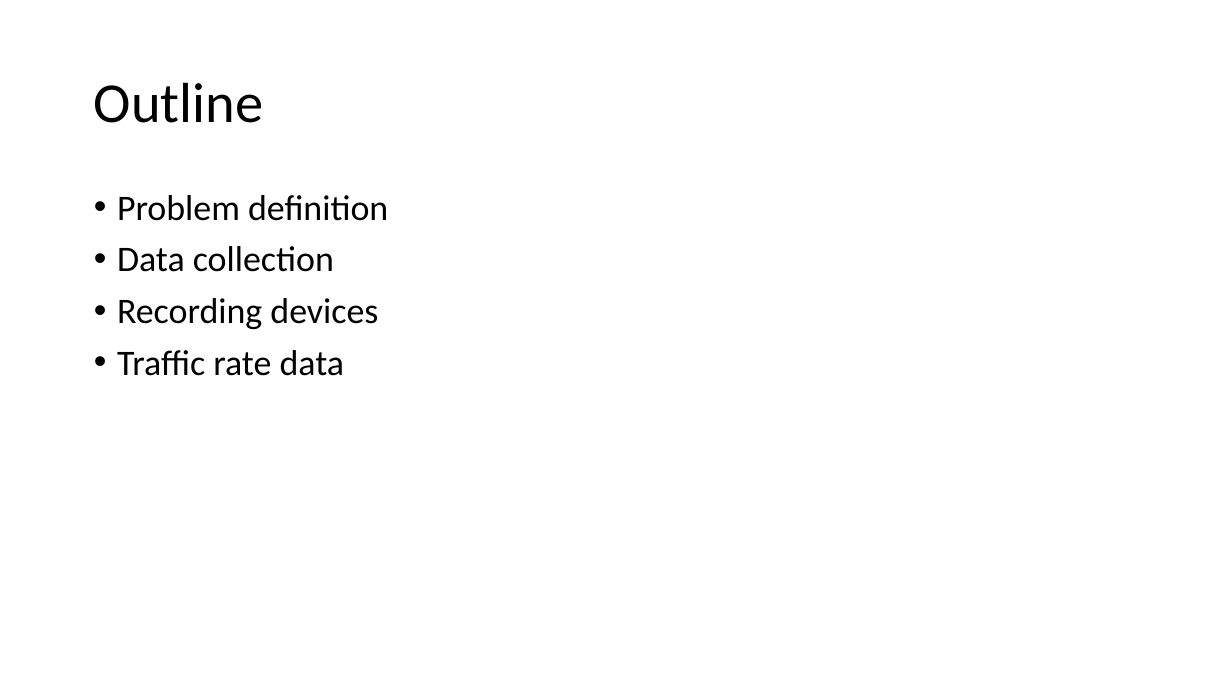
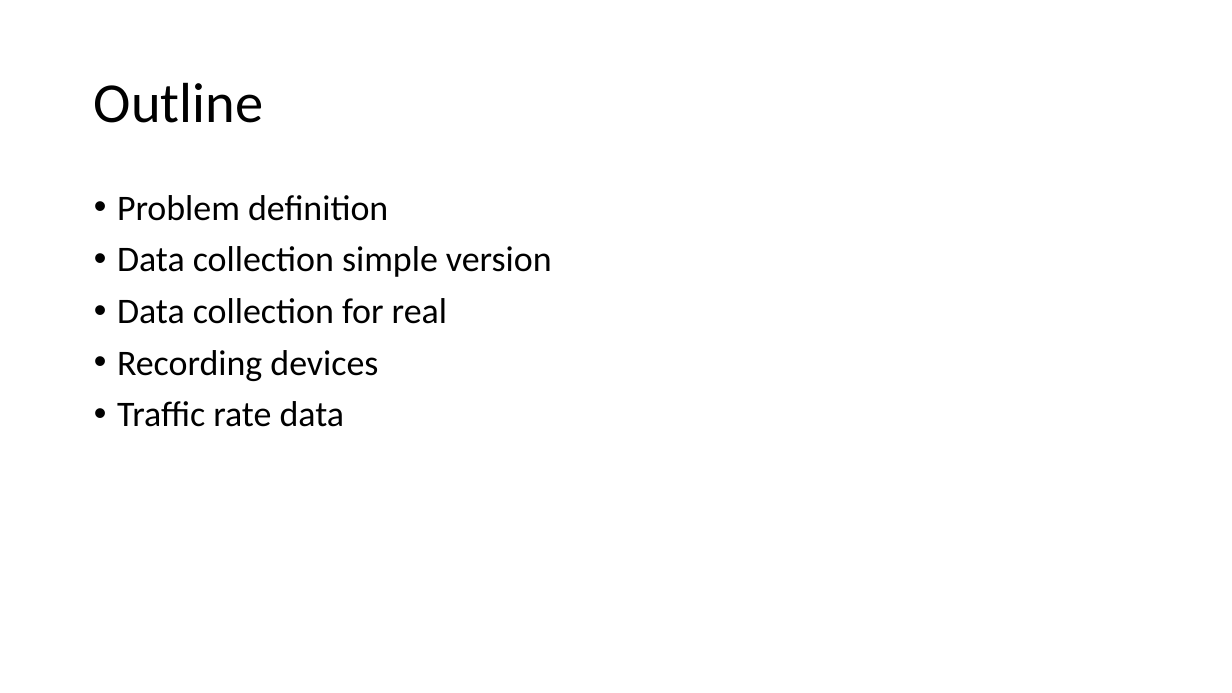
Before and after one commit to GXG-CS/Pi-Alexa, a slide deck: slide 2 of Presentation1.pptx. Drawn at 1232x693 pixels with LibreOffice and Linux fonts; fonts in the diff are those of the drawing. Boxes give left, top, right and bottom in pixels: in the first picture for what was removed or moved away, otherwise in the second. Text is boxed around its words. In the diff, an @@ line names an element or a change of style, - is before the commit and + after.

```diff
--- a/Presentation1.pptx
+++ b/Presentation1.pptx
@@ text at <box>117,246,552,324</box>: text changed @@
-• Data collection
+• Data collection simple version
+• Data collection for real
```
Also in this commit, not shown: 3 other slides changed, 3 slides added, 6 other files.
